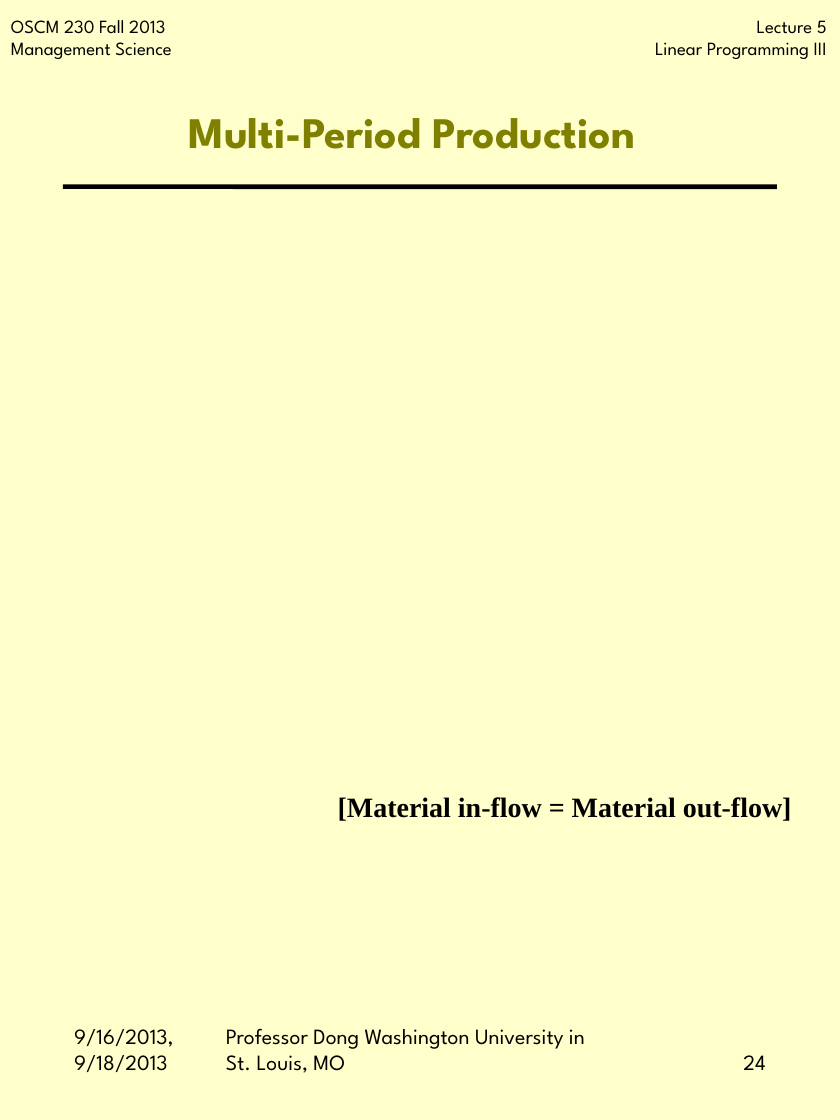
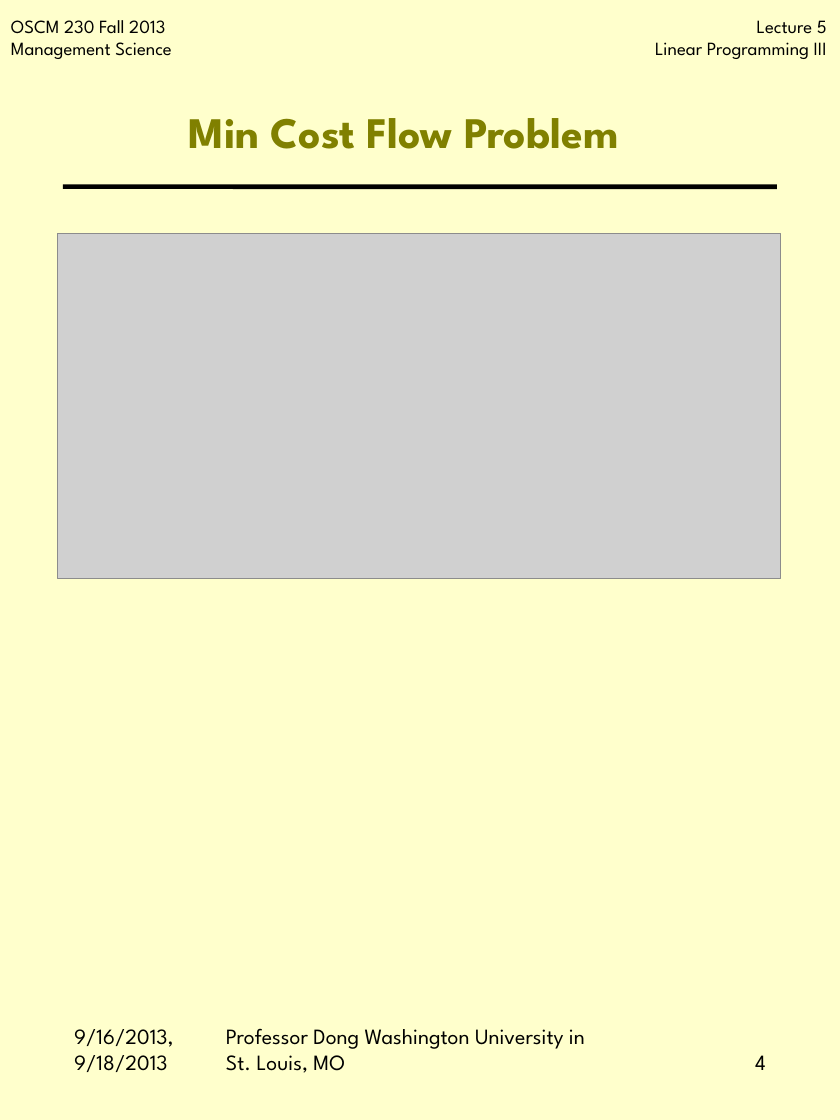
Before and after one commit to jbf232/OSCM230, a slide deck: slide 4 of Fall 2015/Lectures/Lecture 3 Formulations/Lecture 3 Formulations.pptx (slide 24 before the commit). Drawn at 840x1120 pixels with LibreOffice and Linux fonts; fonts in the diff are those of the drawing; grey boxes stand for pictures; background and template pictures are left out. Boxes give left, top, right and bottom in pixels: in the first picture for what was removed or moved away, otherwise in the second. Text is boxed around its words. In the diff, an @@ line names an element or a change of style, - is before the commit and + after.

```diff
--- a/Fall 2015/Lectures/Lecture 3 Formulations/Lecture 3 Formulations.pptx
+++ b/Fall 2015/Lectures/Lecture 3 Formulations/Lecture 3 Formulations.pptx
@@ title at box(189, 118, 618, 149): text changed @@
-Multi-Period Production
+Min Cost Flow Problem
@@ picture added at box(57, 233, 781, 578) @@
@@ text removed at box(338, 797, 792, 821) @@
-[Material in-flow = Material out-flow]
@@ page number at box(755, 1055, 766, 1070): text changed @@
-24
+4
```
Also in this commit, not shown: 4 other slides changed, 1 slide added, 16 slides removed.
